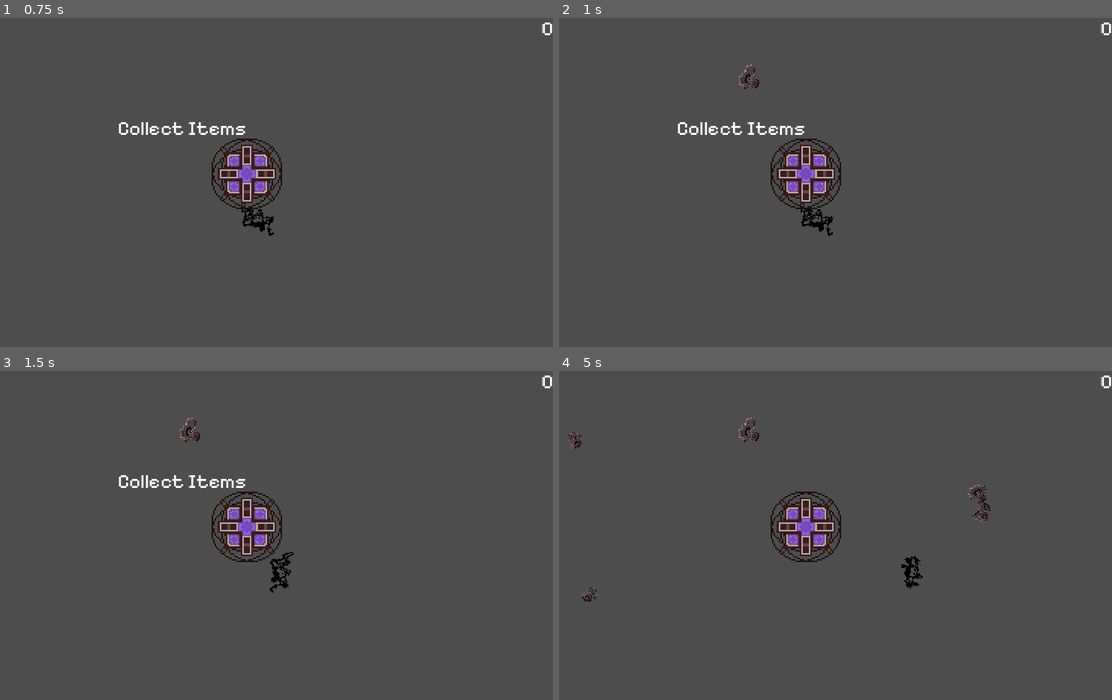
Above: before the commit, frames 1-4 (two rows, left to right).
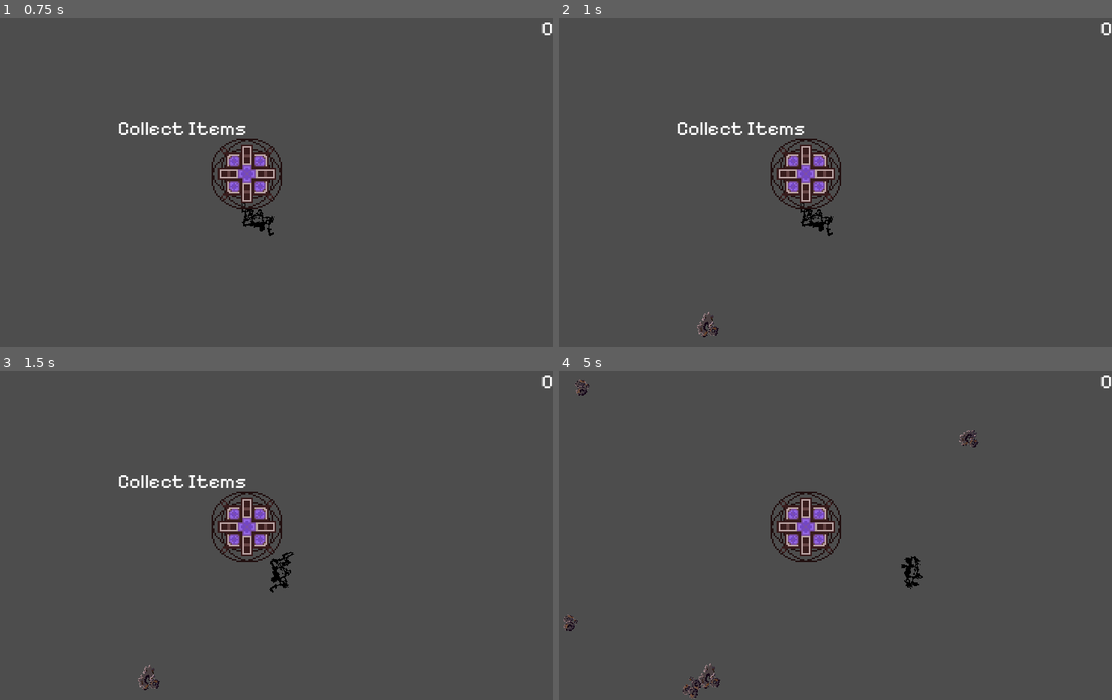
Above: after the commit, the same moments.

Repository: NathanHeaton/Robo-revolution
Game: Godot game, scene res://main.tscn
Two runs of this game, one before a commit and one after it. Both use one fixed random seed, a clock stepped at 60 frames per second and the inputs below.
Inputs (mouse positions are in pixels of both pictures, inside the frame that each line leads up to):
- Up to frame 1 (0.75 s): click "New Game" at 0.5 s
- Up to frame 2 (1 s): no input
- Up to frame 3 (1.5 s): tap Enter at 1.25 s; move the mouse to (387, 519) at 1.27 s; hold D (move_right) from 1.28 s (still down)
- Up to frame 4 (5 s): move the mouse to (691, 551) at 2.02 s; release D (move_right) at 2.03 s; hold S (move_down) 2.03-2.78 s; move the mouse to (874, 463) at 2.77 s; hold D (move_right) 2.78-3.53 s; move the mouse to (780, 601) at 3.52 s; hold W (move_up) 3.53-4.28 s; move the mouse to (990, 584) at 4.27 s; hold A (move_left) from 4.28 s (still down)

Frame 1 is identical in both runs. In frame 2, 0.2% of the frame differs, in the area x 24-37%, y 14-98%; in frame 3, 0.2%; in frame 4, 0.7%, in the area x 0-79%, y 2-100%.

Commit message:
reworked item spawning system

Diff:
--- a/robo-revolution/main.gd
+++ b/robo-revolution/main.gd
@@ -6,6 +6,7 @@
 var money = 0
 var rarity_lvl = 0
 
+
 func _ready() -> void:
 	newGame()
 
@@ -13,11 +14,6 @@
 # Called every frame. 'delta' is the elapsed time since the previous frame.
 func _process(delta: float) -> void:
 	pass
-
-
-func _on_player_push() -> void:
-	pass # Replace with function body.
-
 
 
 
@@ -42,20 +38,30 @@
 	#$Player.start($Start_Position.position)
 
 
+func item_spawn_location() -> Vector2:
+	var item_spawn_region = $Player.get_item_spawn_region()
+	print(item_spawn_region)
+	var rndLocation = Vector2(randi_range(item_spawn_region[0].x,item_spawn_region[1].x),randi_range(item_spawn_region[0].y,item_spawn_region[1].y))
+
+	if (rndLocation.x > 820 && rndLocation.x < 1150):
+		if(rndLocation.y > 325 && rndLocation.y < 725):
+			print("blocked from middle")
+			rndLocation = Vector2(rndLocation.x + 400, rndLocation.y+ 400)
+
+
+	return rndLocation
+
+
+
 func _spawn_loot() -> void:
+
 
 	var loot = $Item_creator.spawn_item(rarity_lvl,"Scrapyard", "scrap", scrap_treasure)
 
-
-	var loot_spawn_location = $Temp_Item_spawn/spawn_location
-	loot_spawn_location.progress_ratio = randf()
-
-	loot.position = loot_spawn_location.position
-
 	var rotation_dir = 0
-
 	rotation_dir = randf_range(-PI / 4, PI/4)
 
+	loot.position = item_spawn_location()
 	loot.rotation = rotation_dir
 
 	add_child(loot) #adds loot to main scene
--- a/robo-revolution/main.tscn
+++ b/robo-revolution/main.tscn
@@ -8,15 +8,11 @@
 [ext_resource type="PackedScene" uid="uid://bgplxom4d71ao" path="res://walls.tscn" id="6_o4jhg"]
 [ext_resource type="PackedScene" uid="uid://cbh7nw33q7mn7" path="res://item_creator.tscn" id="7_8vil2"]
 
-[sub_resource type="Curve2D" id="Curve2D_ijyt7"]
-_data = {
-"points": PackedVector2Array(0, 0, 0, 0, 205, 203, 0, 0, 0, 0, 1496, 201, 0, 0, 0, 0, 1599, 868, 0, 0, 0, 0, 273, 910, 0, 0, 0, 0, 205, 203)
-}
-point_count = 5
-
 [node name="Main" type="Node"]
 script = ExtResource("1_3hp8v")
 scrap_treasure = ExtResource("2_vycq8")
+metadata/_edit_vertical_guides_ = [824.0, 1143.0]
+metadata/_edit_horizontal_guides_ = [325.0, 725.0]
 
 [node name="Player" parent="." instance=ExtResource("1_kglwf")]
 position = Vector2(994, 660)
@@ -26,13 +22,6 @@
 
 [node name="Start_Position" type="Marker2D" parent="."]
 position = Vector2(800, 500)
-
-[node name="Temp_Item_spawn" type="Path2D" parent="."]
-curve = SubResource("Curve2D_ijyt7")
-
-[node name="spawn_location" type="PathFollow2D" parent="Temp_Item_spawn"]
-position = Vector2(205, 203)
-rotation = -0.00154919
 
 [node name="Item_Collector" parent="." instance=ExtResource("4_q373p")]
 
--- a/robo-revolution/player.gd
+++ b/robo-revolution/player.gd
@@ -3,10 +3,14 @@
 
 @export var speed = 400
 @export var health = 100
+
+var item_spawn_region
+
 var screen_size
 # Called when the node enters the scene tree for the first time.
 func _ready() -> void:
 	screen_size = get_viewport_rect().size
+	item_spawn_region = [Vector2(30,30),Vector2(get_viewport_rect().size.x - 30,get_viewport_rect().size.y - 30)]
 
 func _spawn():
 	position = Vector2.ZERO
@@ -50,7 +54,9 @@
 			var push_direction = (body.position - position).normalized()
 			body.apply_central_impulse(push_direction * 5)  # Adjust push force
 
-
+func get_item_spawn_region():
+	print(item_spawn_region)
+	return item_spawn_region
 
 
 func _on_body_entered(body: Node2D) -> void:
--- a/robo-revolution/scrap_treasure.gd
+++ b/robo-revolution/scrap_treasure.gd
@@ -13,8 +13,6 @@
 
 	$AnimatedSprite2D.play(item.name)
 	var rnd_frame = randi_range(0,item.variants-1)
-	print(rnd_frame)
-	print(item.name)
 	$AnimatedSprite2D.frame = rnd_frame
 
 	$AnimatedSprite2D.pause()
@@ -24,6 +22,7 @@
 	#print(scrap_treasure_types.filter( func(item): return item))
 	#print(scrap_treasure_types.filter( func(item): return item == "scarp"))
 	#$AnimatedSprite2D.animation = scrap_treasure_types.filter( func(item): return item == "scarp")
+
 
 
 
Not shown: 1 places in robo-revolution/main.tscn that only renumber resources
